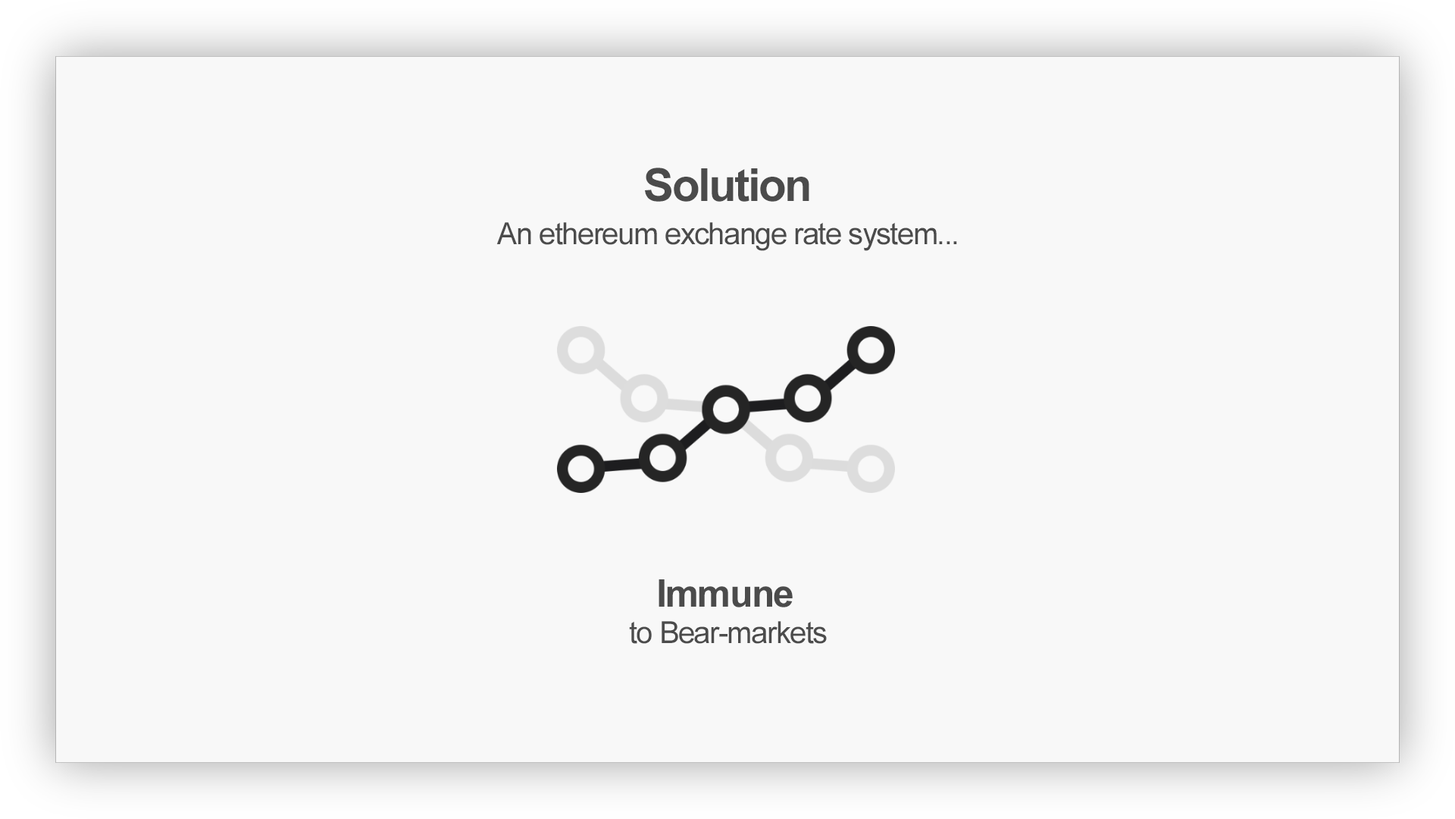
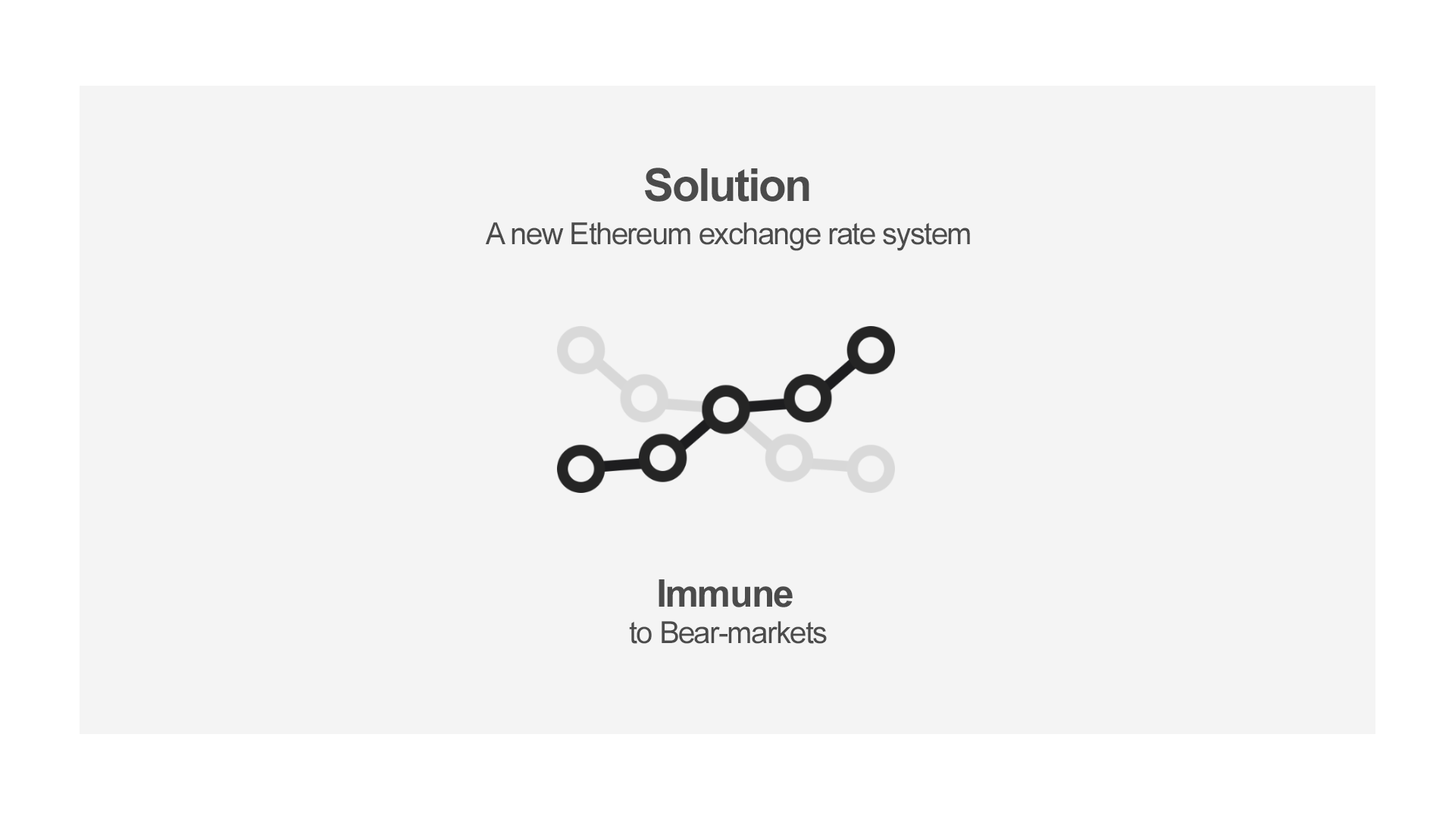
Before/after of a 1455x819 layered artwork. What changed in the layer stack:
renamed "An ethereum exchange rate system..." to "A new Ethereum exchange rate system", painted on it over [485, 222, 971, 251]
added layer "Rectangle 2" (2nd of 2) (56%) above "Rectangle 1" over [79, 85, 1376, 734]
hid "Rectangle 1" over [10, 10, 1445, 809]
